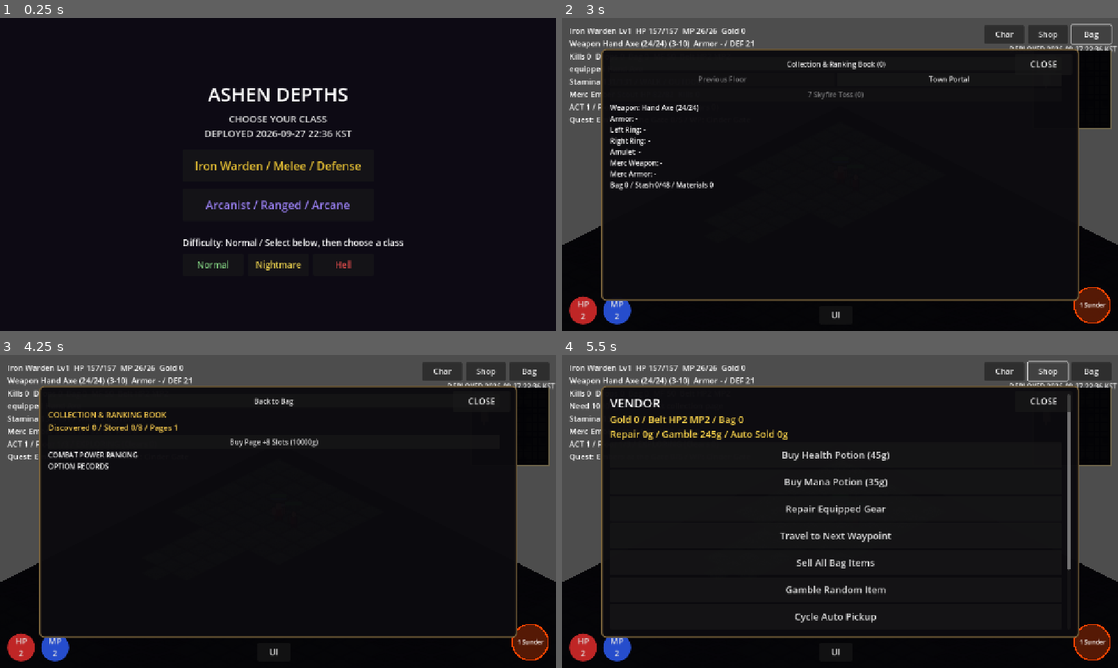
Above: before the commit, frames 1-4 (two rows, left to right).
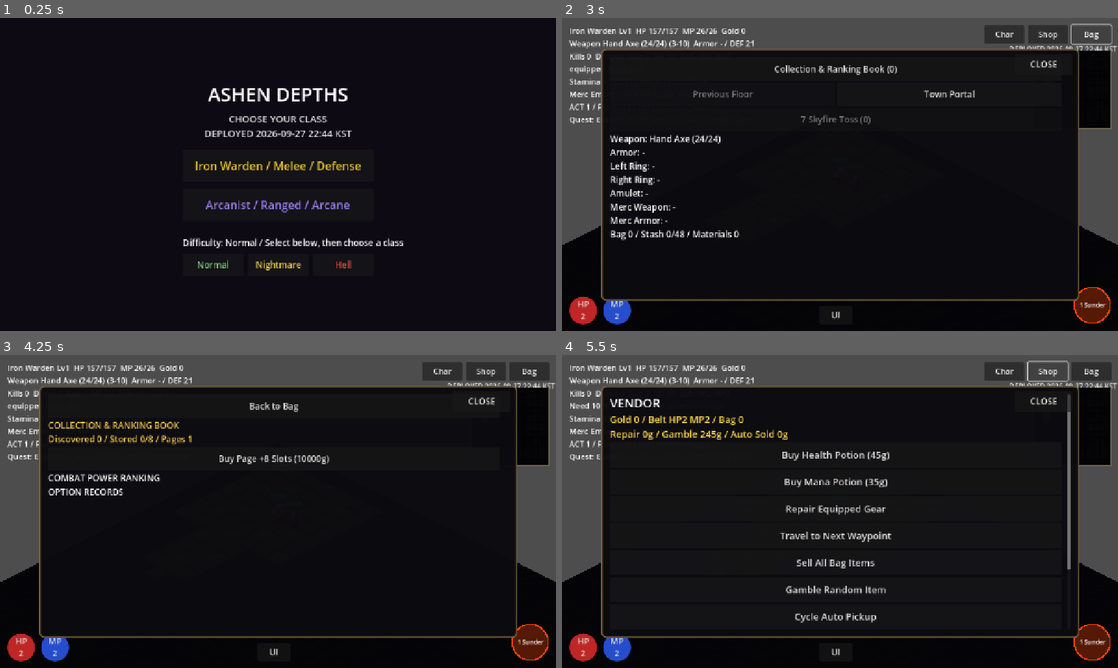
Above: after the commit, the same moments.

Repository: jflakeee/diablo
Game: Godot game, scene res://main.tscn
The game is run twice, just before and just after one commit, with the same random seed, the same clock (stepped at 60 frames per second) and the same inputs.
Inputs:
- Up to frame 1 (0.25 s): no input
- Up to frame 2 (3 s): click "Normal" at 0.5 s; click "Normal" at 1.25 s; click "Iron Warden / Melee / Defense" at 2 s; click "Bag" at 2.75 s
- Up to frame 3 (4.25 s): click "Collection & Ranking Book (0)" at 3.5 s
- Up to frame 4 (5.5 s): click "Buy Page +8 Slots (10000g)" at 4.25 s; click "Shop" at 5 s

The runs differ from the first frame. In frame 1, less than 0.1% of the frame differs, in the area x 57-60%, y 36-38%; in frame 2, 3.2%, in the area x 8-98%, y 8-72%; in frame 3, 2.7%; in frame 4, less than 0.1%.

Commit message:
Increase inventory modal text and controls

Diff:
--- a/prototype/game_dungeon/main.gd
+++ b/prototype/game_dungeon/main.gd
@@ -34,7 +34,7 @@
 const CollectionBook := preload("res://collection_book.gd")
 const Visibility := preload("res://visibility.gd")
 const FogOverlay := preload("res://fog_overlay.gd")
-const DEPLOYED_AT_KST := "2026-09-27 22:36 KST"
+const DEPLOYED_AT_KST := "2026-09-27 22:44 KST"
 
 var _grid: Array = []
 var _astar: AStarGrid2D
@@ -3473,6 +3473,7 @@
 		c.queue_free()
 	if _inventory_view == "collection":
 		_rebuild_collection()
+		_apply_large_panel_text(_inv_vbox)
 		return
 	var collection_button := Button.new()
 	collection_button.text = "Collection & Ranking Book (%d)" % _collection.records.size()
@@ -3578,6 +3579,17 @@
 		withdraw.pressed.connect(func(): _withdraw_from_stash(captured_stored))
 		stash_row.add_child(withdraw)
 		_inv_vbox.add_child(stash_row)
+	_apply_large_panel_text(_inv_vbox)
+
+func _apply_large_panel_text(root: Node) -> void:
+	for child in root.get_children():
+		if child is Label:
+			(child as Label).add_theme_font_size_override("font_size", _accessibility.font_size(20))
+		elif child is Button:
+			var button := child as Button
+			button.add_theme_font_size_override("font_size", _accessibility.font_size(20))
+			button.custom_minimum_size.y = maxf(button.custom_minimum_size.y, 54.0)
+		_apply_large_panel_text(child)
 
 func _flash(from: Vector2, to: Vector2) -> void:
 	_attack_line.clear_points()
